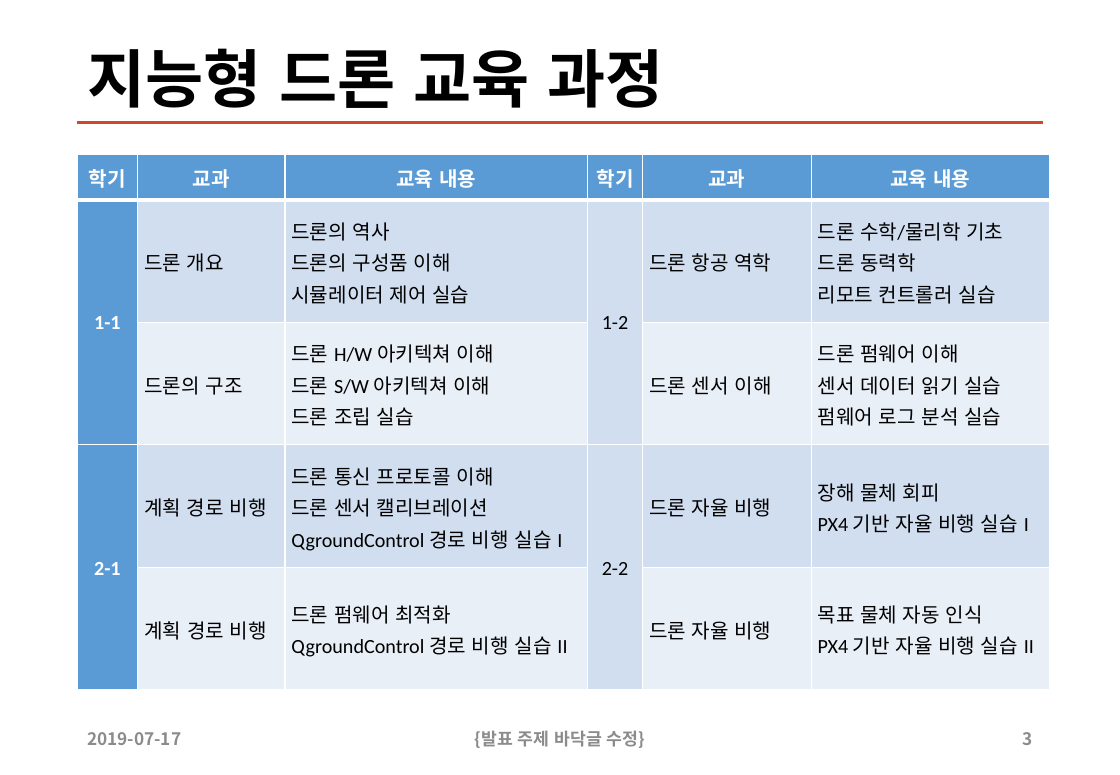
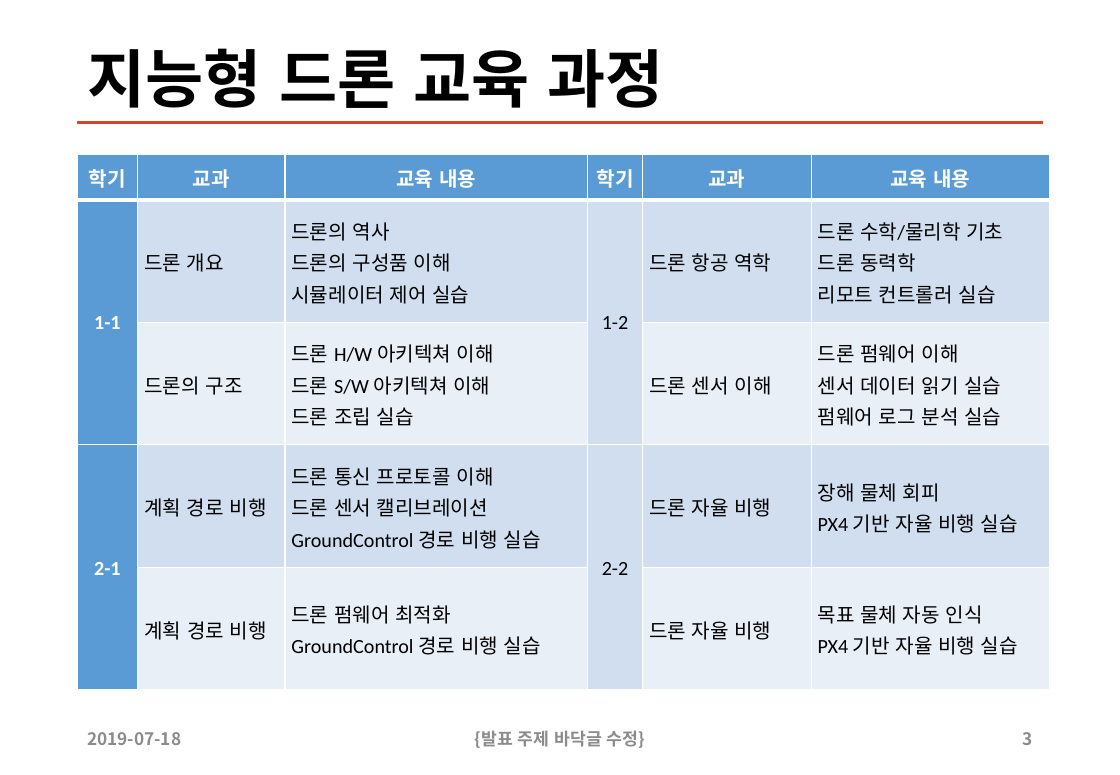
Before and after one commit to sunabove/drone_mentoring, a slide deck: slide 3 of 200 참고 자료/300 안양창조산업센터 홍보 자료.pptx. Drawn at 1120x775 pixels with LibreOffice and Linux fonts; fonts in the diff are those of the drawing. Boxes give left, top, right and bottom in pixels: in the first picture for what was removed or moved away, otherwise in the second. Text is boxed around its words. In the diff, an @@ line names an element or a change of style, - is before the commit and + after.

```diff
--- a/200 참고 자료/300 안양창조산업센터 홍보 자료.pptx
+++ b/200 참고 자료/300 안양창조산업센터 홍보 자료.pptx
@@ table at (77, 155, 1050, 691) @@
-row 4, column 3: 드론 통신 프로토콜 이해 / 드론 센서 캘리브레이션 / QgroundControl 경로 비행 실습 I
+row 4, column 3: 드론 통신 프로토콜 이해 / 드론 센서 캘리브레이션 / GroundControl 경로 비행 실습
-row 4, column 6: 장해 물체 회피 / PX4 기반 자율 비행 실습 I
+row 4, column 6: 장해 물체 회피 / PX4 기반 자율 비행 실습
-row 5, column 3: 드론 펌웨어 최적화 / QgroundControl 경로 비행 실습 II
+row 5, column 3: 드론 펌웨어 최적화 / GroundControl 경로 비행 실습
-row 5, column 6: 목표 물체 자동 인식 / PX4 기반 자율 비행 실습 II
+row 5, column 6: 목표 물체 자동 인식 / PX4 기반 자율 비행 실습
@@ text at (87, 732, 181, 745): text changed @@
-2019-07-17
+2019-07-18
```
Also in this commit, not shown: 6 other slides changed, 1 slide added.
